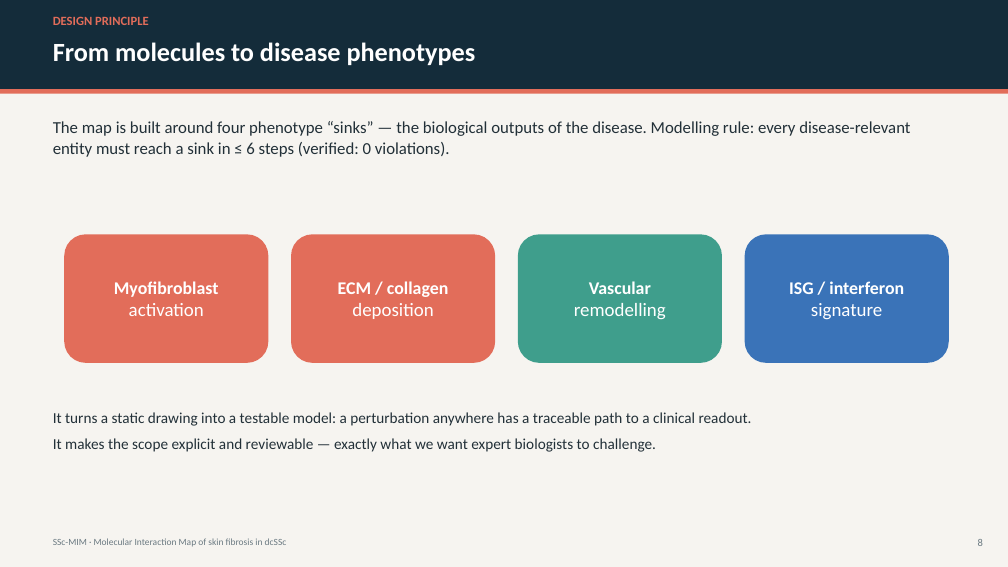
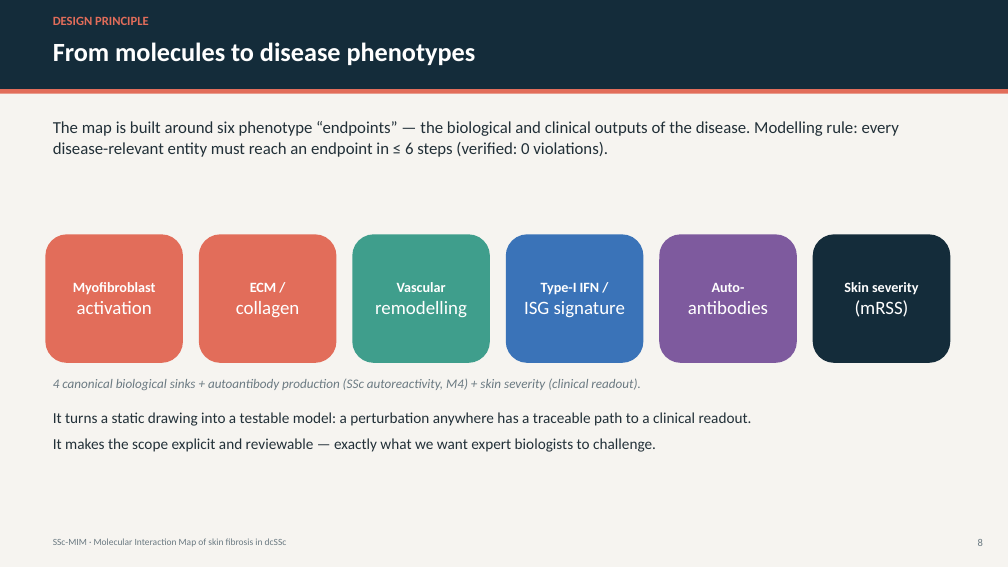
Before and after one commit to Nurtal/IDT_SSc_map, a slide deck: slide 8 of docs/SSc_MIM_presentation.pptx. Drawn at 1008x567 pixels with LibreOffice and Linux fonts; fonts in the diff are those of the drawing. Boxes give left, top, right and bottom in pixels: in the first picture for what was removed or moved away, otherwise in the second. Text is boxed around its words. In the diff, an @@ line names an element or a change of style, - is before the commit and + after.

```diff
--- a/docs/SSc_MIM_presentation.pptx
+++ b/docs/SSc_MIM_presentation.pptx
@@ text at box(53, 121, 899, 157): text changed @@
-The map is built around four phenotype “sinks” — the biological outputs of the disease. Modelling rule: every disease-relevant entity must reach a sink in ≤ 6 steps (verified: 0 violations).
+The map is built around six phenotype “endpoints” — the biological and clinical outputs of the disease. Modelling rule: every disease-relevant entity must reach an endpoint in ≤ 6 steps (verified: 0 violations).
@@ rounded rectangle "Myofibroblast activation": place and size @@
-rounded rectangle "Myofibroblast activation" at box(64, 234, 268, 363)
+rounded rectangle "Myofibroblast activation" at box(45, 234, 183, 363)
@@ rounded rectangle "Myofibroblast activation" at box(45, 234, 183, 363): size 17 to 13.5 pt in "Myofibroblast" @@
@@ rounded rectangle "ECM / collagen": place and size @@
-rounded rectangle "ECM / collagen" at box(291, 234, 495, 363)
+rounded rectangle "ECM / collagen" at box(199, 234, 337, 363)
@@ rounded rectangle "Vascular remodelling": place and size @@
-rounded rectangle "Vascular remodelling" at box(518, 234, 722, 363)
+rounded rectangle "Vascular remodelling" at box(352, 234, 490, 363)
@@ rounded rectangle "Vascular remodelling" at box(352, 234, 490, 363): size 17 to 13.5 pt in "Vascular" @@
@@ rounded rectangle added at box(506, 234, 644, 363), fill #3A73B8, 18 pt, text #FFFFFF @@
+Type-I IFN /
+ISG signature
@@ rounded rectangle added at box(659, 234, 797, 363), fill #7E5A9E, 18 pt, text #FFFFFF @@
+Auto-
+antibodies
@@ rounded rectangle removed at box(745, 234, 949, 363) @@
-ISG / interferon
-signature
@@ rounded rectangle added at box(813, 234, 951, 363), fill #142C3A, 13.5 pt, text #FFFFFF, bold @@
+Skin severity
+(mRSS)
@@ text in rounded rectangle at box(236, 282, 300, 317): text changed; size 17 to 18 pt; bold off @@
-ECM / collagen
-deposition
+ECM /
+collagen
@@ text added at box(53, 378, 640, 390), 12.5 pt, text #6B7A82, italic @@
+4 canonical biological sinks + autoantibody production (SSc autoreactivity, M4) + skin severity (clinical readout).
```
Also in this commit, not shown: 2 other slides changed, 8 other files.
